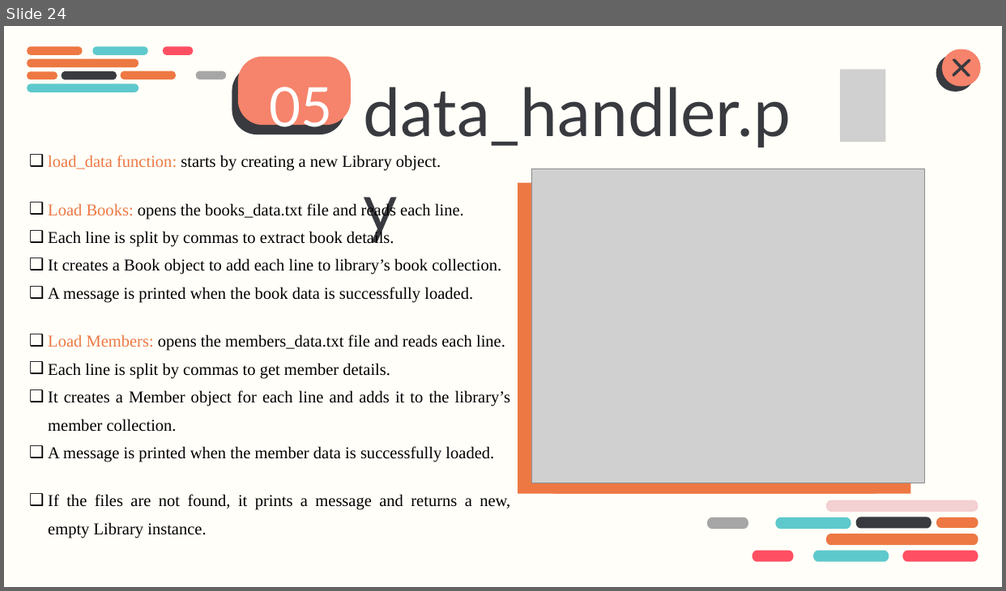
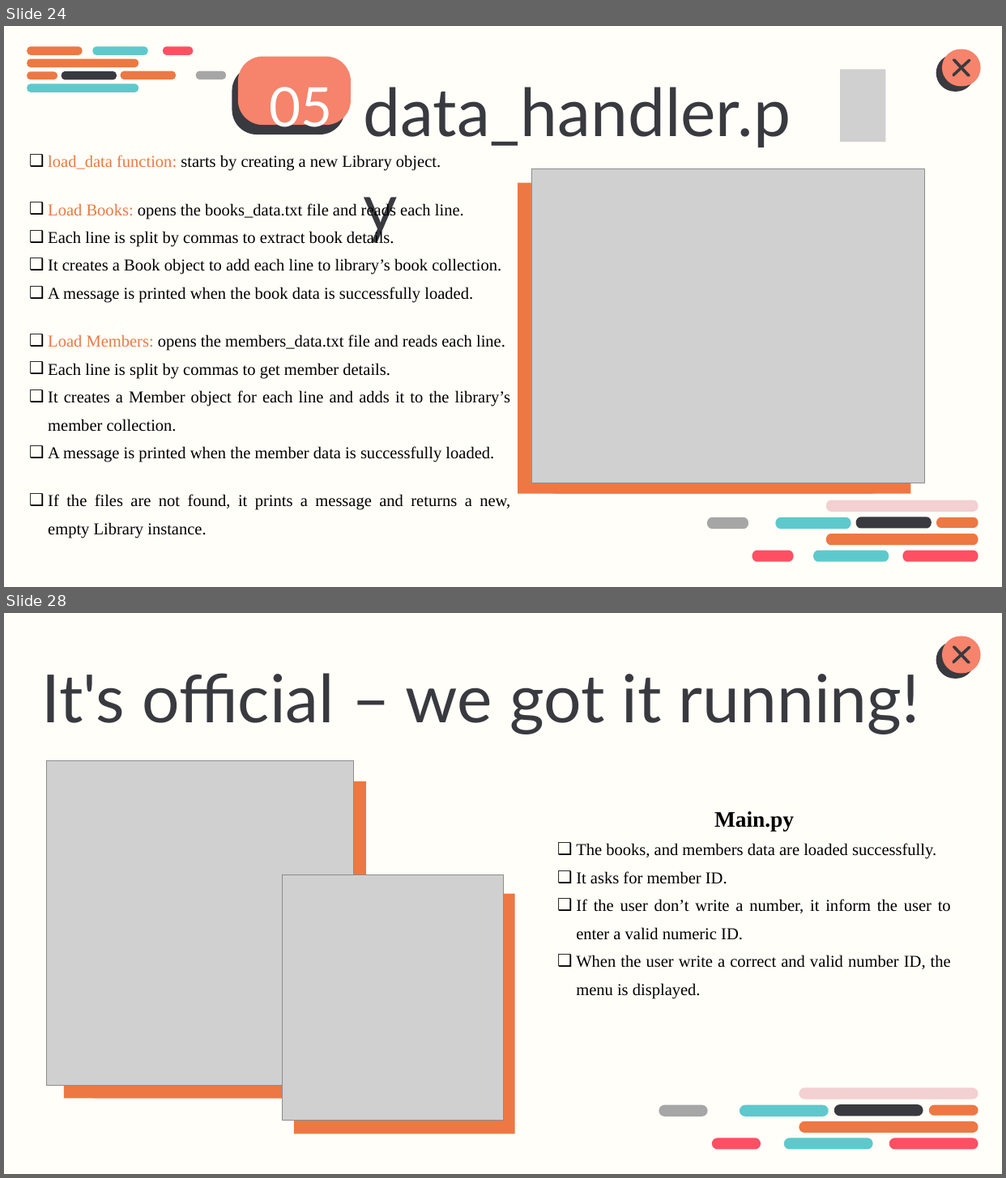
Before and after one commit to Mohamed-Salem-Ali/Library-Management-System, a slide deck: Library Console Management System.pptx. Shown one above the other, each under a label of ours: slide 24 before the commit, slides 24 and 28 after it; the slides between them are not shown. The pictures are 1006x591 and 1006x1178 pixels, drawn with LibreOffice and Linux fonts; fonts in the diff are those of the drawing; grey boxes stand for pictures; background and template pictures are left out. Boxes give left, top, right and bottom in pixels: in the first picture for what was removed or moved away, otherwise in the second. Text is boxed around its words. In the diff, an @@ line names an element or a change of style, - is before the commit and + after.

```diff
--- a/Library Console Management System.pptx
+++ b/Library Console Management System.pptx
@@ slide 28 added at box(4, 613, 1002, 1174), background #FFFEF8 @@
@@ group added at box(936, 636, 981, 679): 4 freeform shapes @@
@@ title added at box(42, 673, 920, 735), 96 pt, text #393A3F @@
+It's official – we got it running!
@@ picture added at box(46, 760, 354, 1085) @@
@@ rectangle added at box(64, 781, 366, 1098), fill #ED7843 @@
@@ freeform shape added at box(64, 798, 366, 1098), fill #ED7843 @@
@@ text added at box(576, 811, 951, 999), 24 pt, text #000000 @@
+Main.py
+❑ The books, and members data are loaded successfully.
+❑ It asks for member ID.
+❑ If the user don’t write a number, it inform the user to enter a valid numeric ID.
+❑ When the user write a correct and valid number ID, the menu is displayed.
@@ picture added at box(282, 875, 503, 1120) @@
@@ rectangle added at box(294, 894, 515, 1135), fill #ED7843 @@
@@ group added at box(658, 1088, 978, 1150): 9 freeform shapes @@
```
Also in this commit, not shown: 3 slides changed, 2 other slides added, 3 other files.
